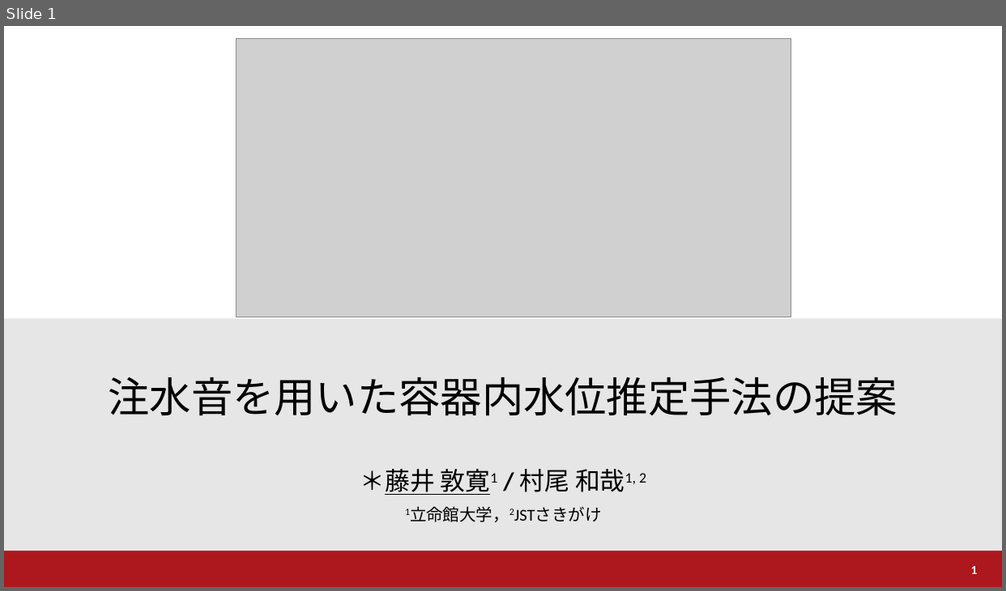
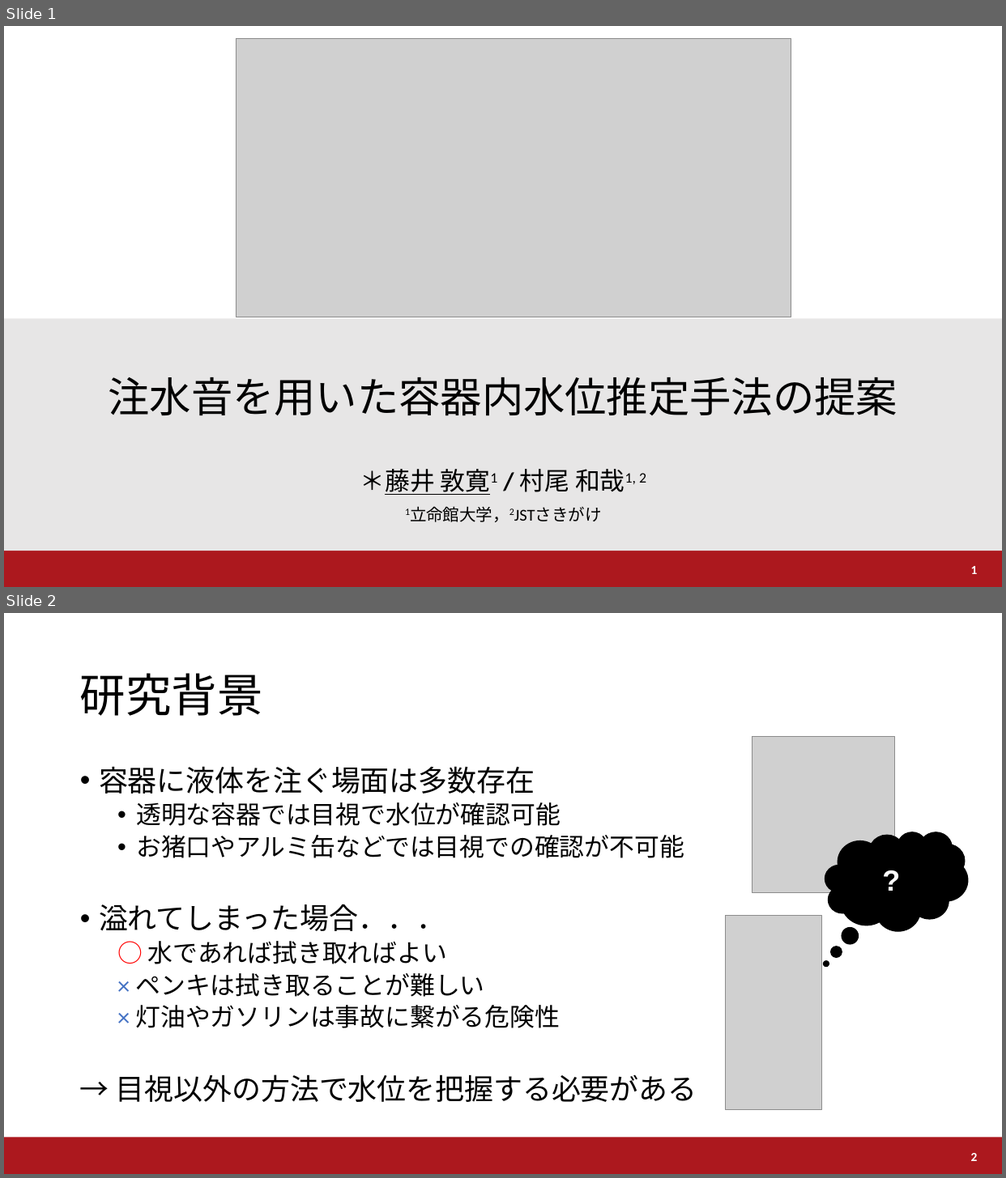
Before and after one commit to a2h1r0/lab, a slide deck: paper/water/UWW2021/UWW2021.pptx. Shown one above the other, each under a label of ours: slide 1 before the commit, slides 1 and 2 after it. The pictures are 1006x591 and 1006x1178 pixels, drawn with LibreOffice and Linux fonts; fonts in the diff are those of the drawing; grey boxes stand for pictures; background and template pictures are left out. Boxes give left, top, right and bottom in pixels: in the first picture for what was removed or moved away, otherwise in the second. Text is boxed around its words. In the diff, an @@ line names an element or a change of style, - is before the commit and + after.

```diff
--- a/paper/water/UWW2021/UWW2021.pptx
+++ b/paper/water/UWW2021/UWW2021.pptx
@@ slide 2 added at [4,613,1002,1174], background #FFFFFF; not listed: 1 template element that a slide beside it also shows @@
@@ title added at [80,673,263,716], 44 pt, text #000000 @@
+研究背景
@@ picture added at [752,736,895,893] @@
@@ text added at [99,766,697,1102], 24 pt, text #000000 @@
+• 容器に液体を注ぐ場面は多数存在
+  • 透明な容器では目視で水位が確認可能
+  • お猪口やアルミ缶などでは目視での確認が不可能
+• 溢れてしまった場合．．．
+  ○ 水であれば拭き取ればよい
+  × ペンキは拭き取ることが難しい
+  × 灯油やガソリンは事故に繋がる危険性
+→ 目視以外の方法で水位を把握する必要がある
@@ thought cloud added at [825,833,968,931], fill #000000, outline #000000 1 pt, 28 pt, text #FFFFFF, bold @@
+?
@@ picture added at [726,916,822,1111] @@
@@ page number added at [971,1153,978,1161], 12 pt, text #FFFFFF, bold @@
+2
```
Also in this commit, not shown: 1 other slide added.
